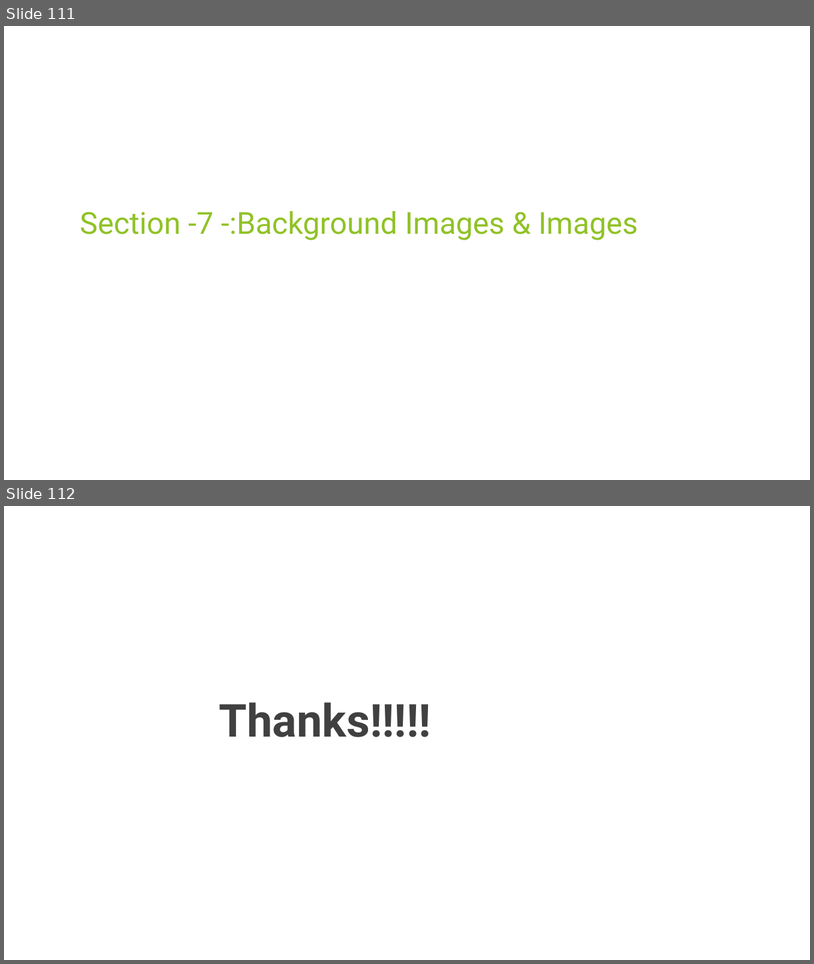
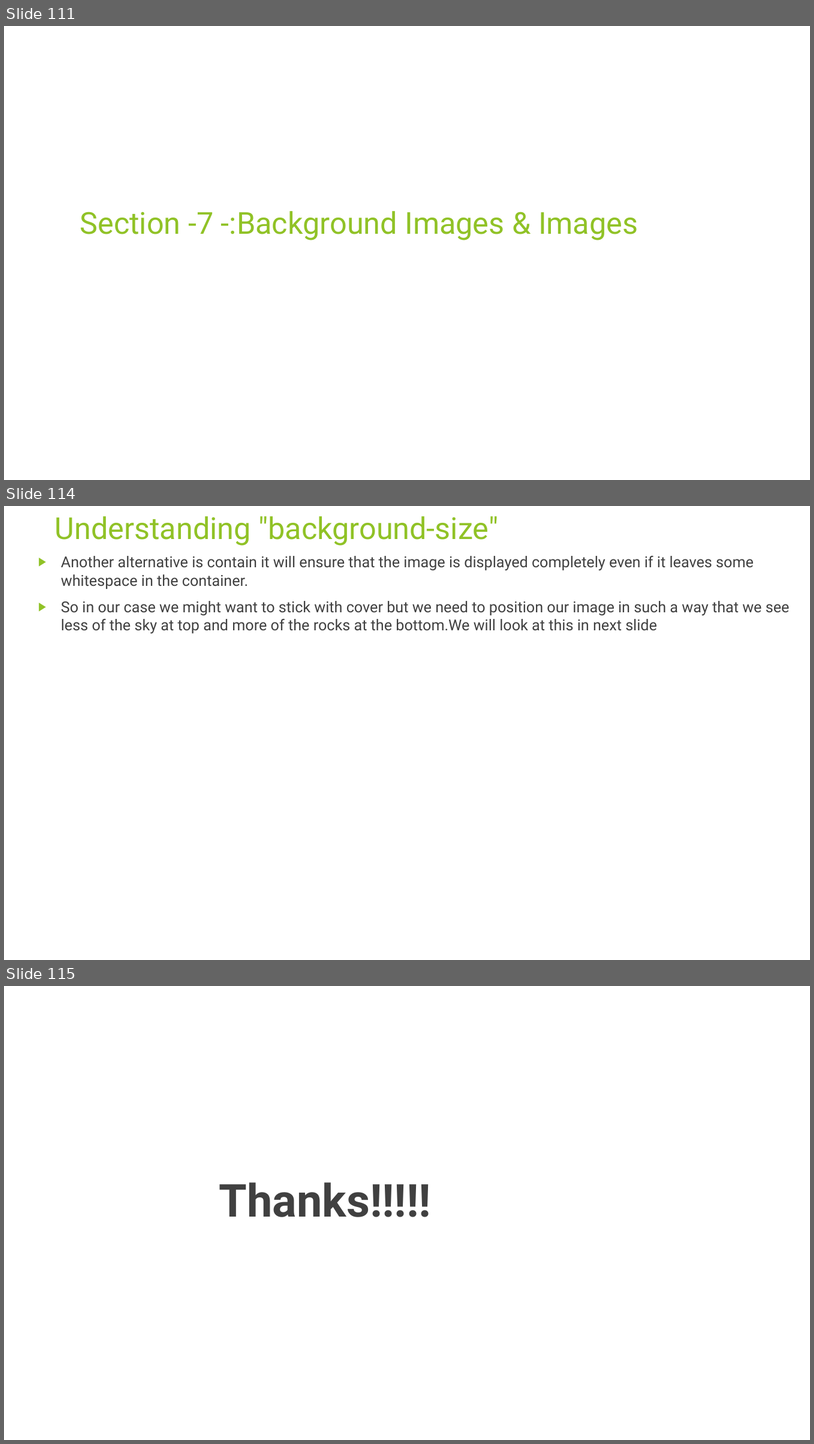
Before and after one commit to rudhrainfogain/CSS, a slide deck: PPT/Css-v7.pptx. Shown one above the other, each under a label of ours: slides 111 and 112 before the commit, slides 111, 114 and 115 after it; the slides between them are not shown. The pictures are 814x964 and 814x1444 pixels, drawn with LibreOffice and Linux fonts; fonts in the diff are those of the drawing. Boxes give left, top, right and bottom in pixels: in the first picture for what was removed or moved away, otherwise in the second. Text is boxed around its words. In the diff, an @@ line names an element or a change of style, - is before the commit and + after.

Commit message:
BackgroundSize

```diff
--- a/PPT/Css-v7.pptx
+++ b/PPT/Css-v7.pptx
@@ slide 114 added at bbox=[4, 506, 810, 960], background #FFFFFF @@
@@ title added at bbox=[55, 516, 498, 546], 36 pt, text #90C226 @@
+Understanding "background-size"
@@ text added at bbox=[61, 556, 790, 634], 18 pt, text #404040 @@
+▶ Another alternative is contain it will ensure that the image is displayed completely even if it leaves some whitespace in the container.
+▶ So in our case we might want to stick with cover but we need to position our image in such a way that we see less of the sky at top and more of the rocks at the bottom.We will look at this in next slide
@@ what was slide 112 is now slide 115 @@
```
Also in this commit, not shown: 2 other slides added, 1 other file.
